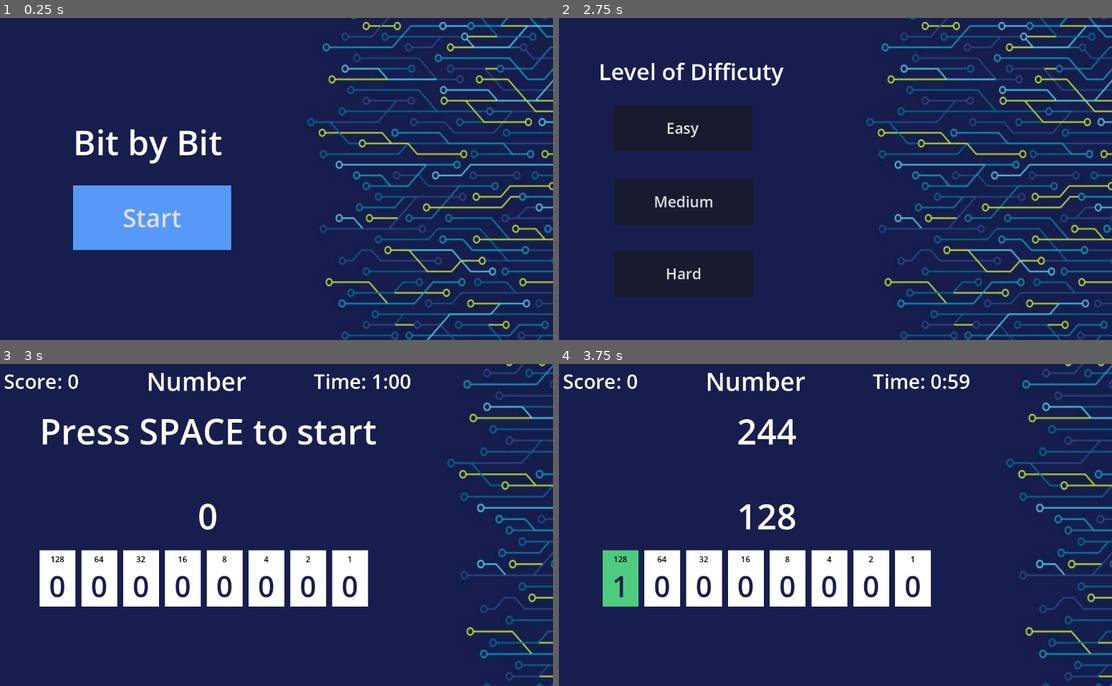
Above: before the commit, frames 1-4 (two rows, left to right).
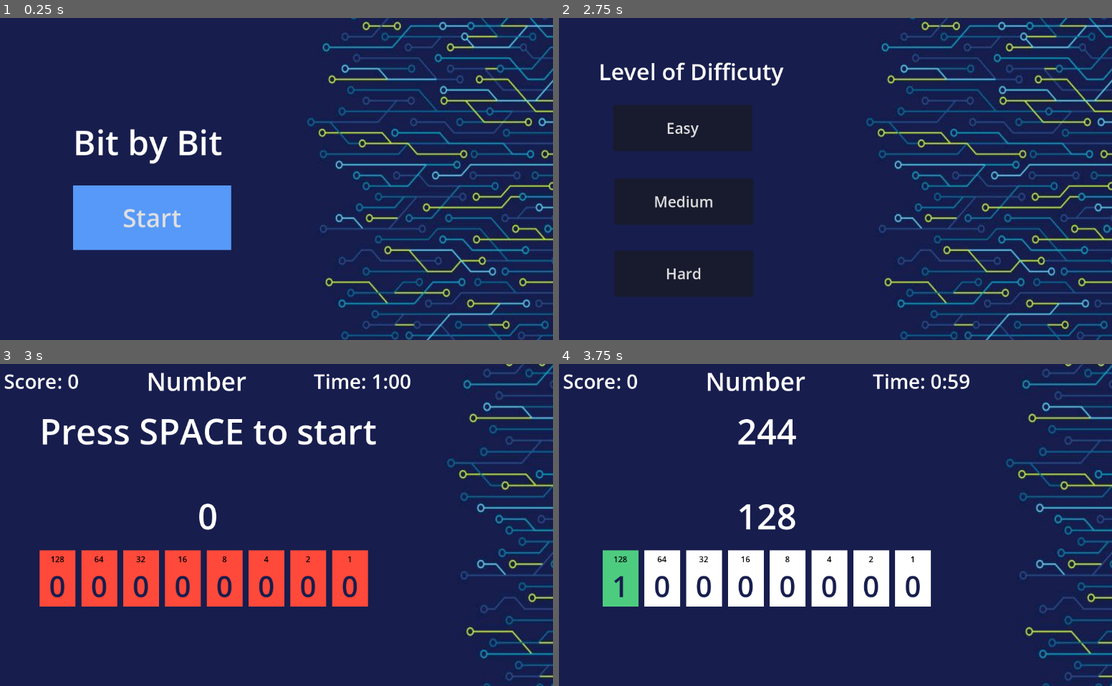
Above: after the commit, the same moments.

Repository: syddddddd/COMP4900_Project2
Game: Godot game, scene res://HomePage.tscn
Same seed, same stepped clock (60 frames per second), same inputs: the game is played once before the commit and once after it.
Inputs (mouse positions are in pixels of both pictures, inside the frame that each line leads up to):
- Up to frame 1 (0.25 s): no input
- Up to frame 2 (2.75 s): click "Start" at 0.5 s; click (686, 133) at 1.27 s; type "12" at 1.35 s; tap Enter (ui_accept) at 2 s; move the mouse to (951, 162) at 2.02 s; hold Enter (ui_accept) from 2.03 s (still down); click (951, 162) at 2.17 s
- Up to frame 3 (3 s): release Enter (ui_accept) at 2.75 s; click "Easy" at 2.75 s
- Up to frame 4 (3.75 s): tap Space at 3.5 s; move the mouse to (614, 579) at 3.52 s; tap Enter (ui_accept) at 3.6 s; click (614, 579) at 3.67 s

Frames 1-2 are identical in both runs. In frame 3, 8.7% of the frame differs, in the area x 7-67%, y 57-76%; in frame 4, nothing differs.

Commit message:
bits get disabled before game starts

Diff:
--- a/project-2-comp-49000/bit.gd
+++ b/project-2-comp-49000/bit.gd
@@ -9,20 +9,23 @@
 @onready var helper = $DifficultyHelp
 
 var is_on: bool = false
+var is_disabled: bool = true
 
 # Colors for visual feedback
 var color_off = Color(1, 1, 1)
 var color_on = Color(0.3, 0.8, 0.5)
+var color_dissabled = Color(1.0, 0.288, 0.226, 1.0)
 
 signal bit_toggled(bit_index, is_on, bit_value)
 
 func _ready():
 	input_event.connect(_on_input_event)
 	update_display()
+	disableBit()
 
 func _on_input_event(_viewport, event, _shape_idx):
 	if event is InputEventMouseButton:
-		if event.pressed and event.button_index == MOUSE_BUTTON_LEFT:
+		if event.pressed and event.button_index == MOUSE_BUTTON_LEFT and is_disabled==false:
 			toggle()
 
 func toggle():
@@ -31,6 +34,10 @@
 	bit_toggled.emit(bit_index, is_on, bit_value)
 
 func update_display():
+	if is_disabled:
+		if background:
+			background.color = color_dissabled
+		return
 	if is_on:
 		bit_label.text = "1"
 		if background:
@@ -52,3 +59,14 @@
 	if Global.level == "hard":
 		helper.text = ""
 	update_display()
+
+func disableBit():
+	is_disabled = true
+	print("bit disbabled")
+	if background:
+		background.color = color_dissabled
+
+func enableBit():
+	is_disabled = false
+	if background:
+		background.color = color_off
--- a/project-2-comp-49000/game.gd
+++ b/project-2-comp-49000/game.gd
@@ -19,6 +19,7 @@
 
 func _ready():
 	initialize_bits()
+	Disable_all_bits()
 	show_start_screen()
 
 	if Global.level == "medium" or Global.level == "hard":
@@ -64,6 +65,7 @@
 	score = 0
 	time_remaining = 60.0
 	is_game_active = true
+	Enable_all_bits()
 
 	update_score_display()
 	generate_new_target()
@@ -126,6 +128,14 @@
 	var minutes = int(time_remaining) / 60.0
 	var seconds = int(time_remaining) % 60
 	timer_label.text = "Time: %d:%02d" % [minutes, seconds]
+
+func Disable_all_bits():
+	for i in bits:
+		i.disableBit()
+
+func Enable_all_bits():
+	for i in bits:
+		i.enableBit()
 
 func end_game():
 	is_game_active = false
Not shown, changed: project-2-comp-49000/scoreEasy.data
